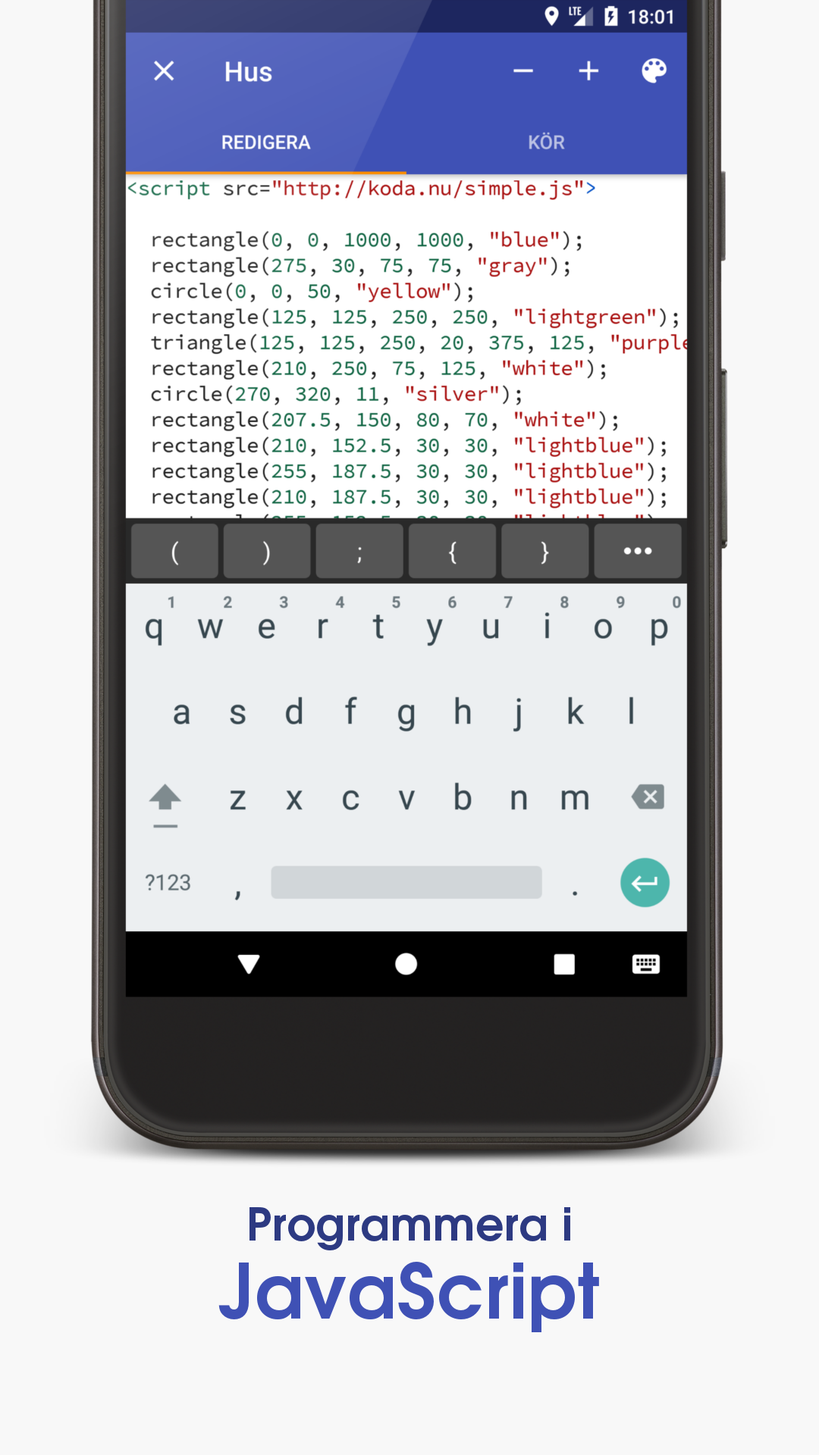
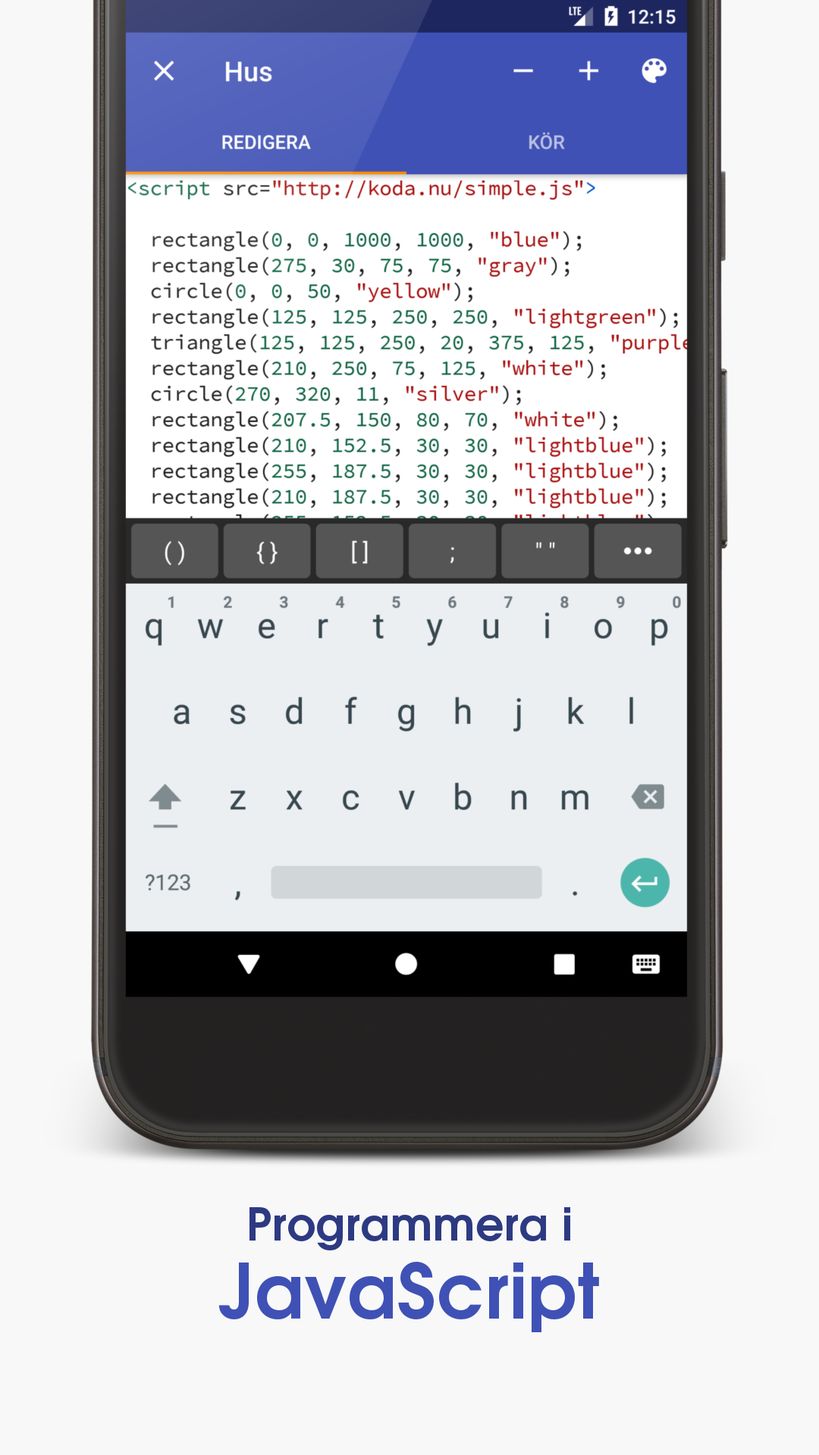
Comparing the layer stacks of the two 819px x 1455px images. Changes:
painted on "2_raw_framed.png" over (164, 5, 677, 567)
